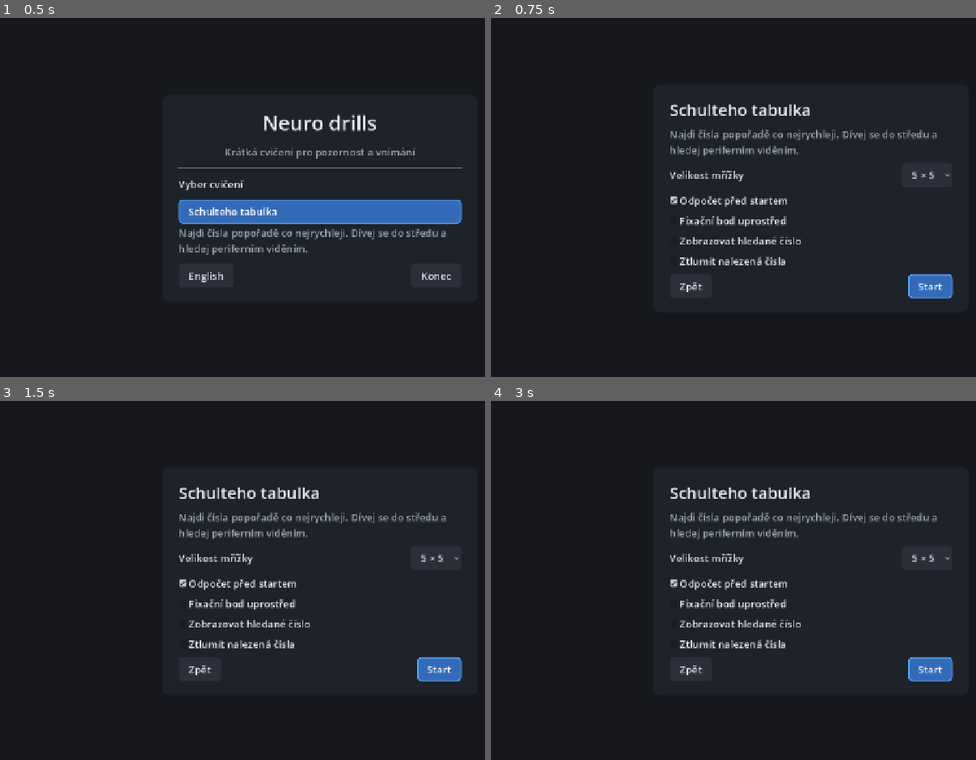
Above: before the commit, frames 1-4 (two rows, left to right).
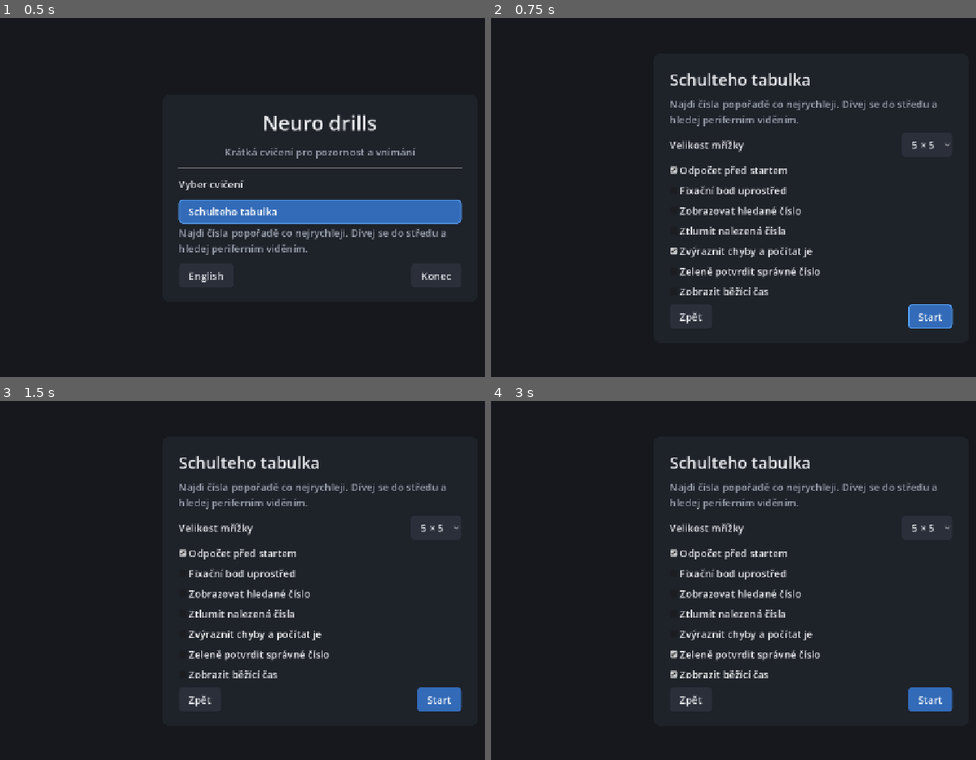
Above: after the commit, the same moments.

Repository: michalvomastek/neuro-drills
Game: Godot game, scene res://ui/app/app.tscn
The game is run twice, just before and just after one commit, with the same random seed, the same clock (stepped at 60 frames per second) and the same inputs.
Inputs (mouse positions are in pixels of both pictures, inside the frame that each line leads up to):
- Up to frame 1 (0.5 s): no input
- Up to frame 2 (0.75 s): click "Schulteho tabulka" at 0.5 s
- Up to frame 3 (1.5 s): click (320, 634) at 1.25 s, where only the run after the commit has a clickable "Zvýraznit chyby a počítat je"
- Up to frame 4 (3 s): click (811, 652) at 2 s, where only the run after the commit has a clickable "Zeleně potvrdit správné číslo"; click (811, 673) at 2.75 s, where only the run after the commit has a clickable "Zobrazit běžící čas"

Frame 1 is identical in both runs. In frame 2, 8.2% of the frame differs, in the area x 36-96%, y 15-87%; in frame 3, 8.2%; in frame 4, 8.3%.

Commit message:
feat(schulte): error and correct flashes, running timer, press-triggered cells
Options for a visible red flash with an error counter, a green flash on
a correct click and a running timer; cells react on press instead of
release; the play panel and the Back button appear only after the
countdown.

Diff:
--- a/assets/translations/ui.csv
+++ b/assets/translations/ui.csv
@@ -13,7 +13,11 @@
 SCHULTE_OPT_FIXATION,Fixační bod uprostřed,Fixation dot in the centre
 SCHULTE_OPT_SHOW_NEXT,Zobrazovat hledané číslo,Show the number to find
 SCHULTE_OPT_DIM_FOUND,Ztlumit nalezená čísla,Dim found numbers
+SCHULTE_OPT_SHOW_ERRORS,Zvýraznit chyby a počítat je,Highlight errors and count them
+SCHULTE_OPT_HIGHLIGHT_CORRECT,Zeleně potvrdit správné číslo,Green flash on a correct number
+SCHULTE_OPT_SHOW_TIMER,Zobrazit běžící čas,Show running time
 SCHULTE_START,Start,Start
+SCHULTE_ERROR_COUNT,Chyby: %d,Errors: %d
 SCHULTE_NEXT_TARGET,Hledej: %d,Find: %d
 RESULT_TITLE,Výsledek,Result
 RESULT_TIME,Celkový čas,Total time
--- a/core/format.gd
+++ b/core/format.gd
@@ -9,3 +9,11 @@
 	if TranslationServer.get_locale().begins_with("cs"):
 		text = text.replace(".", ",")
 	return text
+
+
+## Milliseconds as seconds with one decimal, for a live timer that should not flicker.
+static func seconds_short(ms: int) -> String:
+	var text := "%.1f s" % (ms / 1000.0)
+	if TranslationServer.get_locale().begins_with("cs"):
+		text = text.replace(".", ",")
+	return text
--- a/drills/schulte_table/schulte_config.gd
+++ b/drills/schulte_table/schulte_config.gd
@@ -12,6 +12,12 @@
 var fixation_dot: bool = false
 var show_next_target: bool = false
 var dim_found: bool = false
+## Red flash on a wrong cell plus a running error counter next to the target label.
+var show_errors: bool = true
+## Green flash on a correctly clicked cell.
+var highlight_correct: bool = false
+## Running timer in the top bar while playing.
+var show_timer: bool = false
 
 
 static func from_dict(data: Dictionary) -> SchulteConfig:
@@ -23,6 +29,9 @@
 	config.fixation_dot = data.get("fixation_dot", config.fixation_dot)
 	config.show_next_target = data.get("show_next_target", config.show_next_target)
 	config.dim_found = data.get("dim_found", config.dim_found)
+	config.show_errors = data.get("show_errors", config.show_errors)
+	config.highlight_correct = data.get("highlight_correct", config.highlight_correct)
+	config.show_timer = data.get("show_timer", config.show_timer)
 	return config
 
 
@@ -33,4 +42,7 @@
 		"fixation_dot": fixation_dot,
 		"show_next_target": show_next_target,
 		"dim_found": dim_found,
+		"show_errors": show_errors,
+		"highlight_correct": highlight_correct,
+		"show_timer": show_timer,
 	}
--- a/drills/schulte_table/schulte_table.gd
+++ b/drills/schulte_table/schulte_table.gd
@@ -4,7 +4,10 @@
 
 const CELL_FONT_RATIO := 0.42
 const MIN_CELL_FONT_SIZE := 12
-const WRONG_FLASH_SECONDS := 0.18
+const FLASH_HOLD_SECONDS := 0.12
+const FLASH_FADE_SECONDS := 0.45
+const COUNTER_PULSE_SECONDS := 0.5
+const FLASH_STATES: Array[StringName] = [&"normal", &"hover", &"pressed"]
 const COUNTDOWN_FROM := 3
 const DIM_FOUND_ALPHA := 0.3
 
@@ -14,11 +17,16 @@
 @onready var _fixation_check: CheckBox = %FixationCheck
 @onready var _show_next_check: CheckBox = %ShowNextCheck
 @onready var _dim_found_check: CheckBox = %DimFoundCheck
+@onready var _show_errors_check: CheckBox = %ShowErrorsCheck
+@onready var _highlight_correct_check: CheckBox = %HighlightCorrectCheck
+@onready var _show_timer_check: CheckBox = %ShowTimerCheck
 @onready var _start_button: Button = %StartButton
 @onready var _setup_back_button: Button = %SetupBackButton
 @onready var _play_panel: Control = %PlayPanel
 @onready var _play_back_button: Button = %PlayBackButton
 @onready var _next_target_label: Label = %NextTargetLabel
+@onready var _error_count_label: Label = %ErrorCountLabel
+@onready var _timer_label: Label = %TimerLabel
 @onready var _grid: GridContainer = %Grid
 @onready var _fixation_dot: Control = %FixationDot
 @onready var _countdown_panel: Control = %CountdownPanel
@@ -28,6 +36,8 @@
 var _logic: SchulteLogic
 var _cells: Array[Button] = []
 var _started_at_ms: int = 0
+## True between the grid appearing and the last correct click.
+var _running: bool = false
 ## Incremented whenever a run starts or stops so stale countdowns bail out.
 var _run_token: int = 0
 
@@ -52,6 +62,11 @@
 		_show_setup()
 
 
+func _process(_delta: float) -> void:
+	if _running and _config.show_timer:
+		_timer_label.text = Format.seconds_short(Time.get_ticks_msec() - _started_at_ms)
+
+
 func _unhandled_input(event: InputEvent) -> void:
 	if event.is_action_pressed("ui_cancel"):
 		if _play_panel.visible or _countdown_panel.visible:
@@ -67,6 +82,9 @@
 	_fixation_check.button_pressed = _config.fixation_dot
 	_show_next_check.button_pressed = _config.show_next_target
 	_dim_found_check.button_pressed = _config.dim_found
+	_show_errors_check.button_pressed = _config.show_errors
+	_highlight_correct_check.button_pressed = _config.highlight_correct
+	_show_timer_check.button_pressed = _config.show_timer
 
 
 func _read_config_from_controls() -> SchulteConfig:
@@ -76,11 +94,15 @@
 	config.fixation_dot = _fixation_check.button_pressed
 	config.show_next_target = _show_next_check.button_pressed
 	config.dim_found = _dim_found_check.button_pressed
+	config.show_errors = _show_errors_check.button_pressed
+	config.highlight_correct = _highlight_correct_check.button_pressed
+	config.show_timer = _show_timer_check.button_pressed
 	return config
 
 
 func _show_setup() -> void:
 	_run_token += 1
+	_running = false
 	_setup_panel.visible = true
 	_play_panel.visible = false
 	_countdown_panel.visible = false
@@ -103,13 +125,12 @@
 func _begin_run() -> void:
 	_run_token += 1
 	var token := _run_token
+	_running = false
 	_setup_panel.visible = false
+	_play_panel.visible = false
 	_build_grid()
-	_play_panel.visible = true
-	_grid.visible = false
-	_fixation_dot.visible = false
-	_next_target_label.visible = false
 	if _config.countdown:
+		# Only the countdown is on screen; the play panel (with its Back button) follows it.
 		_countdown_panel.visible = true
 		for i in range(COUNTDOWN_FROM, 0, -1):
 			_countdown_label.text = str(i)
@@ -117,10 +138,15 @@
 			if token != _run_token or not is_inside_tree():
 				return
 		_countdown_panel.visible = false
+	_play_panel.visible = true
 	_grid.visible = true
 	_fixation_dot.visible = _config.fixation_dot
 	_started_at_ms = Time.get_ticks_msec()
+	_running = true
+	_timer_label.visible = _config.show_timer
+	_timer_label.text = Format.seconds_short(0)
 	_update_next_target()
+	_update_error_count()
 
 
 func _build_grid() -> void:
@@ -138,6 +164,8 @@
 		cell.size_flags_horizontal = Control.SIZE_EXPAND_FILL
 		cell.size_flags_vertical = Control.SIZE_EXPAND_FILL
 		cell.focus_mode = Control.FOCUS_NONE
+		# Fire on press, not on release: faster and feels more direct.
+		cell.action_mode = BaseButton.ACTION_MODE_BUTTON_PRESS
 		cell.pressed.connect(_on_cell_pressed.bind(index))
 		_grid.add_child(cell)
 		_cells.append(cell)
@@ -154,7 +182,7 @@
 
 
 func _on_cell_pressed(index: int) -> void:
-	if _logic == null or not _grid.visible:
+	if _logic == null or not _running:
 		return
 	var elapsed := Time.get_ticks_msec() - _started_at_ms
 	match _logic.register_click(index, elapsed):
@@ -165,19 +193,60 @@
 			_mark_found(_cells[index])
 			_finish()
 		SchulteLogic.ClickOutcome.WRONG:
-			_flash_wrong(_cells[index])
+			if _config.show_errors:
+				_flash_cell(_cells[index], get_theme_color("wrong_flash", "SchulteCell"))
+				_update_error_count()
+				_pulse_label(_error_count_label, get_theme_color("wrong_flash", "SchulteCell"))
 
 
 func _mark_found(cell: Button) -> void:
+	if _config.highlight_correct:
+		_flash_cell(cell, get_theme_color("correct_flash", "SchulteCell"))
 	if _config.dim_found:
 		cell.modulate.a = DIM_FOUND_ALPHA
 
 
-func _flash_wrong(cell: Button) -> void:
-	cell.add_theme_stylebox_override("normal", get_theme_stylebox("wrong", "SchulteCell"))
-	await get_tree().create_timer(WRONG_FLASH_SECONDS).timeout
-	if is_instance_valid(cell):
-		cell.remove_theme_stylebox_override("normal")
+## Fills the cell with [param color] in every drawn state (the pointer still
+## hovers the cell after a click) and fades it back to the cell's own colour.
+func _flash_cell(cell: Button, color: Color) -> void:
+	_kill_tween_meta(cell, &"flash_tween")
+	var base := get_theme_stylebox("normal", "SchulteCell") as StyleBoxFlat
+	var style := base.duplicate() as StyleBoxFlat
+	style.bg_color = color
+	for state in FLASH_STATES:
+		cell.add_theme_stylebox_override(state, style)
+	var tween := cell.create_tween()
+	tween.tween_property(style, "bg_color", base.bg_color, FLASH_FADE_SECONDS).set_delay(FLASH_HOLD_SECONDS)
+	tween.tween_callback(_clear_flash.bind(cell))
+	cell.set_meta("flash_tween", tween)
+
+
+## Stops a still-running tween stored in [param key] so a new one can take over.
+func _kill_tween_meta(node: Node, key: StringName) -> void:
+	if not node.has_meta(key):
+		return
+	var previous: Tween = node.get_meta(key)
+	if previous != null and previous.is_valid():
+		previous.kill()
+
+
+func _clear_flash(cell: Button) -> void:
+	for state in FLASH_STATES:
+		cell.remove_theme_stylebox_override(state)
+
+
+func _pulse_label(label: Label, color: Color) -> void:
+	_kill_tween_meta(label, &"pulse_tween")
+	label.add_theme_color_override("font_color", color)
+	var tween := label.create_tween()
+	tween.tween_property(label, "theme_override_colors/font_color", get_theme_color("font_color", "Label"), COUNTER_PULSE_SECONDS)
+	tween.tween_callback(label.remove_theme_color_override.bind("font_color"))
+	label.set_meta("pulse_tween", tween)
+
+
+func _update_error_count() -> void:
+	_error_count_label.visible = _config.show_errors
+	_error_count_label.text = tr("SCHULTE_ERROR_COUNT") % _logic.error_count
 
 
 func _update_next_target() -> void:
@@ -187,4 +256,7 @@
 
 func _finish() -> void:
 	_run_token += 1
+	_running = false
+	if _config.show_timer:
+		_timer_label.text = Format.seconds_short(_logic.total_time_ms())
 	finished.emit(_logic.build_result(definition.id, _config.to_dict()))
--- a/drills/schulte_table/schulte_table.tscn
+++ b/drills/schulte_table/schulte_table.tscn
@@ -73,6 +73,21 @@
 layout_mode = 2
 text = "SCHULTE_OPT_DIM_FOUND"
 
+[node name="ShowErrorsCheck" type="CheckBox" parent="SetupPanel/Panel/VBox"]
+unique_name_in_owner = true
+layout_mode = 2
+text = "SCHULTE_OPT_SHOW_ERRORS"
+
+[node name="HighlightCorrectCheck" type="CheckBox" parent="SetupPanel/Panel/VBox"]
+unique_name_in_owner = true
+layout_mode = 2
+text = "SCHULTE_OPT_HIGHLIGHT_CORRECT"
+
+[node name="ShowTimerCheck" type="CheckBox" parent="SetupPanel/Panel/VBox"]
+unique_name_in_owner = true
+layout_mode = 2
+text = "SCHULTE_OPT_SHOW_TIMER"
+
 [node name="Buttons" type="HBoxContainer" parent="SetupPanel/Panel/VBox"]
 layout_mode = 2
 theme_override_constants/separation = 12
@@ -112,12 +127,19 @@
 
 [node name="TopBar" type="HBoxContainer" parent="PlayPanel/VBox"]
 layout_mode = 2
+theme_override_constants/separation = 32
 
 [node name="PlayBackButton" type="Button" parent="PlayPanel/VBox/TopBar"]
 unique_name_in_owner = true
 layout_mode = 2
 focus_mode = 0
 text = "COMMON_BACK"
+
+[node name="TimerLabel" type="Label" parent="PlayPanel/VBox/TopBar"]
+unique_name_in_owner = true
+layout_mode = 2
+theme_override_font_sizes/font_size = 28
+text = "0,0 s"
 
 [node name="Spacer" type="Control" parent="PlayPanel/VBox/TopBar"]
 layout_mode = 2
@@ -128,6 +150,12 @@
 layout_mode = 2
 theme_override_font_sizes/font_size = 28
 text = "SCHULTE_NEXT_TARGET"
+
+[node name="ErrorCountLabel" type="Label" parent="PlayPanel/VBox/TopBar"]
+unique_name_in_owner = true
+layout_mode = 2
+theme_override_font_sizes/font_size = 28
+text = "SCHULTE_ERROR_COUNT"
 
 [node name="Board" type="AspectRatioContainer" parent="PlayPanel/VBox"]
 layout_mode = 2
--- a/tests/test_schulte_logic.gd
+++ b/tests/test_schulte_logic.gd
@@ -92,3 +92,8 @@
 	assert_eq(SchulteConfig.from_dict({"grid_size": 1.0}).grid_size, SchulteConfig.MIN_GRID_SIZE)
 	assert_eq(SchulteConfig.from_dict(config.to_dict()).to_dict(), config.to_dict())
 	assert_eq(SchulteConfig.from_dict({}).grid_size, SchulteConfig.DEFAULT_GRID_SIZE)
+	assert_true(SchulteConfig.from_dict({}).show_errors)
+	assert_false(SchulteConfig.from_dict({}).highlight_correct)
+	assert_false(SchulteConfig.from_dict({"show_errors": false}).show_errors)
+	assert_false(SchulteConfig.from_dict({}).show_timer)
+	assert_true(SchulteConfig.from_dict({"show_timer": true}).show_timer)
--- a/ui/theme/dark_theme.tres
+++ b/ui/theme/dark_theme.tres
@@ -85,13 +85,6 @@
 corner_radius_bottom_right = 6
 corner_radius_bottom_left = 6
 
-[sub_resource type="StyleBoxFlat" id="cell_wrong"]
-bg_color = Color(0.6, 0.2, 0.2, 1)
-corner_radius_top_left = 6
-corner_radius_top_right = 6
-corner_radius_bottom_right = 6
-corner_radius_bottom_left = 6
-
 [sub_resource type="StyleBoxEmpty" id="empty"]
 
 [resource]
@@ -129,13 +122,14 @@
 PrimaryButton/styles/normal = SubResource("primary_normal")
 PrimaryButton/styles/pressed = SubResource("primary_normal")
 SchulteCell/base_type = &"Button"
+SchulteCell/colors/correct_flash = Color(0.18, 0.6, 0.32, 1)
 SchulteCell/colors/font_color = Color(0.96, 0.96, 0.97, 1)
 SchulteCell/colors/font_focus_color = Color(0.96, 0.96, 0.97, 1)
 SchulteCell/colors/font_hover_color = Color(0.96, 0.96, 0.97, 1)
 SchulteCell/colors/font_hover_pressed_color = Color(0.96, 0.96, 0.97, 1)
 SchulteCell/colors/font_pressed_color = Color(0.96, 0.96, 0.97, 1)
+SchulteCell/colors/wrong_flash = Color(0.78, 0.2, 0.2, 1)
 SchulteCell/styles/focus = SubResource("empty")
 SchulteCell/styles/hover = SubResource("cell")
 SchulteCell/styles/normal = SubResource("cell")
 SchulteCell/styles/pressed = SubResource("cell")
-SchulteCell/styles/wrong = SubResource("cell_wrong")
Binary file changed: assets/translations/ui.cs.translation
Binary file changed: assets/translations/ui.en.translation
Not shown: 1 places in ui/theme/dark_theme.tres that only renumber resources
